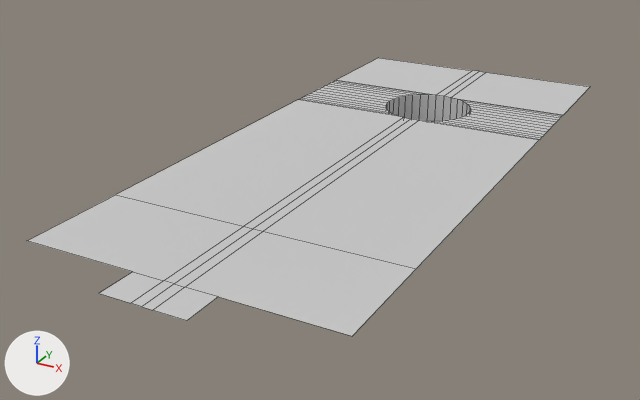
The FBX model Kalevala Pinball/Assets/Models/Playfield Surface.FBX: old version first, new version second.
Camera for both pictures: a camera (50 mm lens) standing at (0.577, -1.229, 0.513) and looking at (-0.079, -0.036, -0.084). The lights are fixed; the arrows at lower left show +X, +Y and +Z. Mesh edges are drawn as thin lines. Where no turn or scale is listed for an object, it has been applied to the vertices.

Objects in the first picture: 'Playfield Surface'.
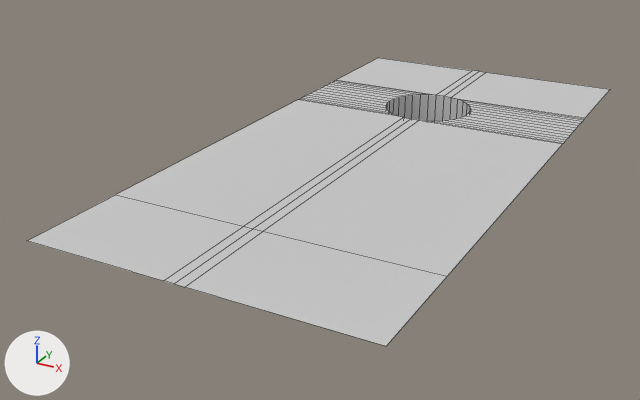
Scene script edits in JSON lines:
```json
{"block": "me_mesh", "where": "# used by ob_playfield_surface; location = (0.0, 0.0, 0.0)"}
{"op": "remove", "block": "me_mesh", "code": "me_mesh.from_pydata(...)  # 117 vertices, 76 faces; spans x -0.257..0.217, y -0.563..0.563, z -0.2..0.0"}
{"op": "add", "block": "me_mesh", "code": "me_mesh.from_pydata(...)  # 112 vertices, 72 faces; spans x -0.257..0.257, y -0.503..0.563, z -0.2..0.0"}
{"block": "me_mesh", "change": "me_mesh part 1"}
{"block": "me_mesh", "change": "5 vertices are removed from x -0.082..0.044, y -0.563, z 0.0"}
{"block": "me_mesh", "change": "4 faces are deleted"}
{"block": "me_mesh", "change": "18 vertices in x 0.217, y -0.503..0.563, z 0.0 move by (0.04, 0.0, 0.0)"}
```

Location of each change, (x1, y1, x2, y2) in pixels of the pictures (640 x 400 px):
```json
{"object": "Playfield Surface", "change": "reshaped", "before": [28, 58, 590, 336], "after": [28, 58, 610, 346]}
{"part": 1, "of": "me_mesh", "change": "cut back", "before": [99, 72, 590, 336], "after": [186, 72, 610, 346]}
```
